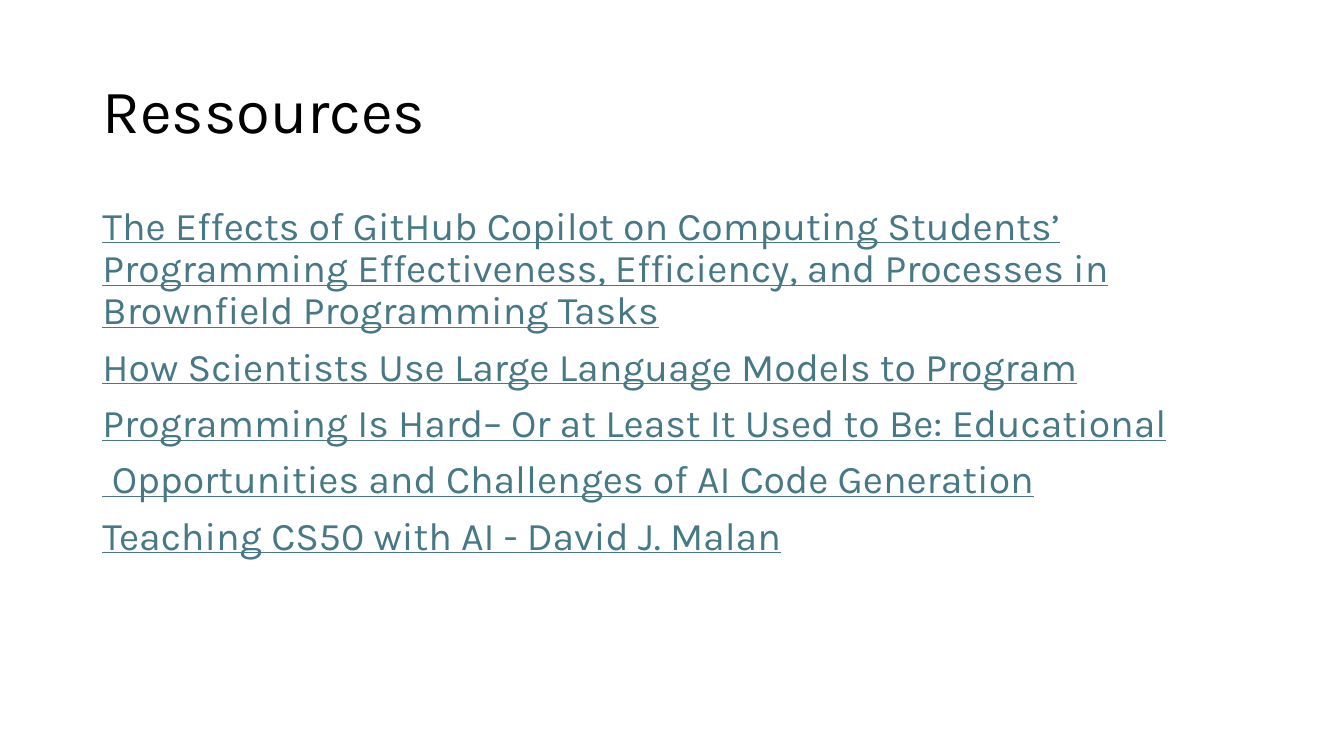
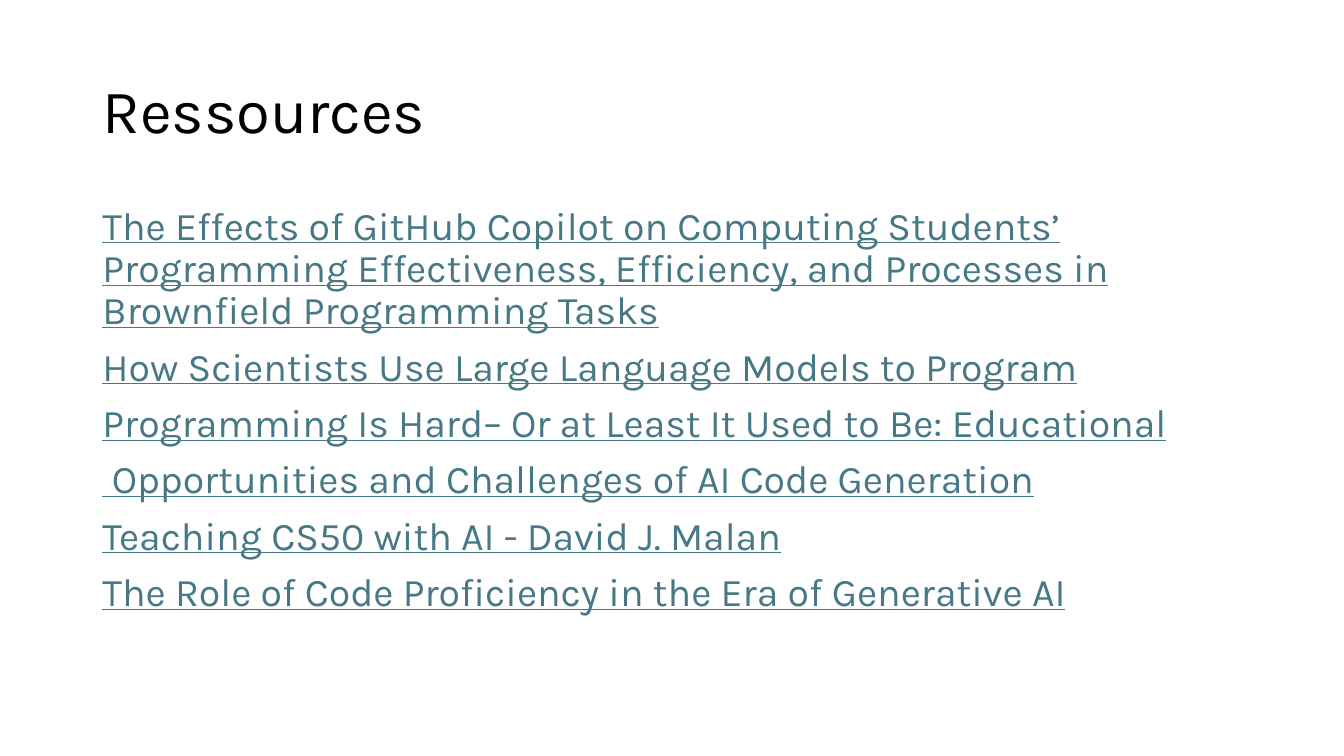
Before and after one commit to Pierre-Loic/prez-Pyconfr-2025, a slide deck: slide 11 of Prez Pyconfr.pptx (slide 6 before the commit). Drawn at 1344x756 pixels with LibreOffice and Linux fonts; fonts in the diff are those of the drawing. Boxes give left, top, right and bottom in pixels: in the first picture for what was removed or moved away, otherwise in the second. Text is boxed around its words. In the diff, an @@ line names an element or a change of style, - is before the commit and + after.

```diff
--- a/Prez Pyconfr.pptx
+++ b/Prez Pyconfr.pptx
@@ text at bbox=[102, 579, 1065, 616]: paragraph added @@
+The Role of Code Proficiency in the Era of Generative AI
```
Also in this commit, not shown: 2 other slides changed, 6 slides added.
